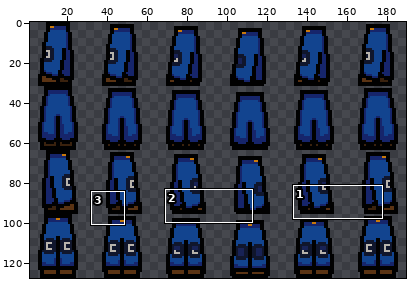
File history of a sprite sheet, assets/pants_idle.png. Above, an overview of the earlier version with the close-up marked.
Close-up. Before:
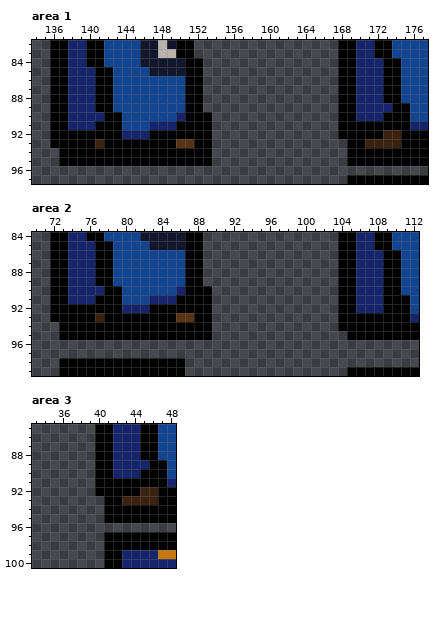
The file is 192x128 pixels. Colours within 5 levels of each other are drawn and written as one. Shown: area 1: x 134..177, y 82..97; area 2: x 70..112, y 84..99; area 3: x 33..48, y 85..100. The wide view leaves out empty margins. The commit also changed other parts of the picture, which this record leaves out.
The same view after the edit:
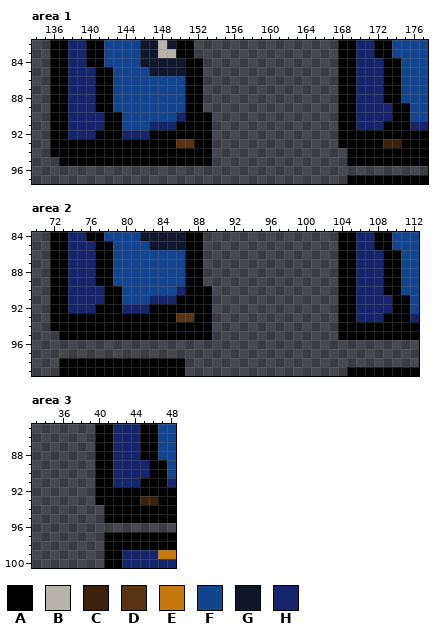
Palette (. is transparent): A #010101  B #b8b3ab  C #3a220e  D #5a3313  E #c8790b  F #12448f  G #10162c  H #16256b
Diff:
--- area 1
@@ x 134..177 @@
 89 ..AAHHHAAFFFFFFFFAA...............AAHHHHAAFF
-90 ..AAHHHHAAFFFFFFHAAA..............AAHHHAAAFF
-91 ..AAHHHAAAFFFHHHAAAA..............AAAAAAAAHH
-92 ..AAAAAAAAHHHAAAAAAA..............AAAAACCAAA
-93 ..AAAAACAAAAAAAADDAA...............AACCCCAAA
-94 ...AAAAAAAAAAAAAAAAA...............AAAAAAAAA
+90 ..AAHHHHAAFFFFFFHAAA..............AAHHHHAAFF
+91 ..AAHHHHAAFFFHHHAAAA..............AAHHHAAAHH
+92 ..AAHHHAAAHHHAAAAAAA..............AAAAAAAAAA
+93 ..AAAAAAAAAAAAAADDAA..............AAAAACCAAA
+94 ..AAAAAAAAAAAAAAAAAA...............AAAAAAAAA
 95 ...AAAAAAAAAAAAAAAAA...............AAAAAAAAA
--- area 2
@@ x 70..112 @@
  90 ..AAHHHHAAFFFFFFHAAA..............AAHHHAAFF
- 91 ..AAHHHAAAFFFHHHAAAA..............AAHHHAAAF
- 92 ..AAAAAAAAHHHAAAAAAA..............AAHHHAAAF
- 93 ..AAAAACAAAAAAAADDAA..............AAAAAAAAH
- 94 ...AAAAAAAAAAAAAAAAA..............AAAAAAAAA
- 95 ...AAAAAAAAAAAAAAAAA...............AAAAAAAA
+ 91 ..AAHHHHAAFFFHHHAAAA..............AAHHHHAAF
+ 92 ..AAHHHAAAHHHAAAAAAA..............AAHHHHAAF
+ 93 ..AAAAAAAAAAAAAADDAA..............AAHHHAAAH
+ 94 ..AAAAAAAAAAAAAAAAAA..............AAAAAAAAA
+ 95 ...AAAAAAAAAAAAAAAAA..............AAAAAAAAA
  96 ...........................................
--- area 3
@@ x 38..48 @@
  89 ..AAHHHHAAF
- 90 ..AAHHHAAAF
- 91 ..AAAAAAAAH
- 92 ..AAAAACCAA
- 93 ...AACCCCAA
+ 90 ..AAHHHHAAF
+ 91 ..AAHHHAAAH
+ 92 ..AAAAAAAAA
+ 93 ..AAAAACCAA
  94 ...AAAAAAAA
Changed places in both close-ups, as pixel boxes (x1, y1, x2, y2):
changed: (338, 112, 401, 148)
changed: (50, 121, 104, 157)
changed: (50, 295, 104, 331)
changed: (338, 295, 392, 340)
changed: (95, 469, 158, 505)
